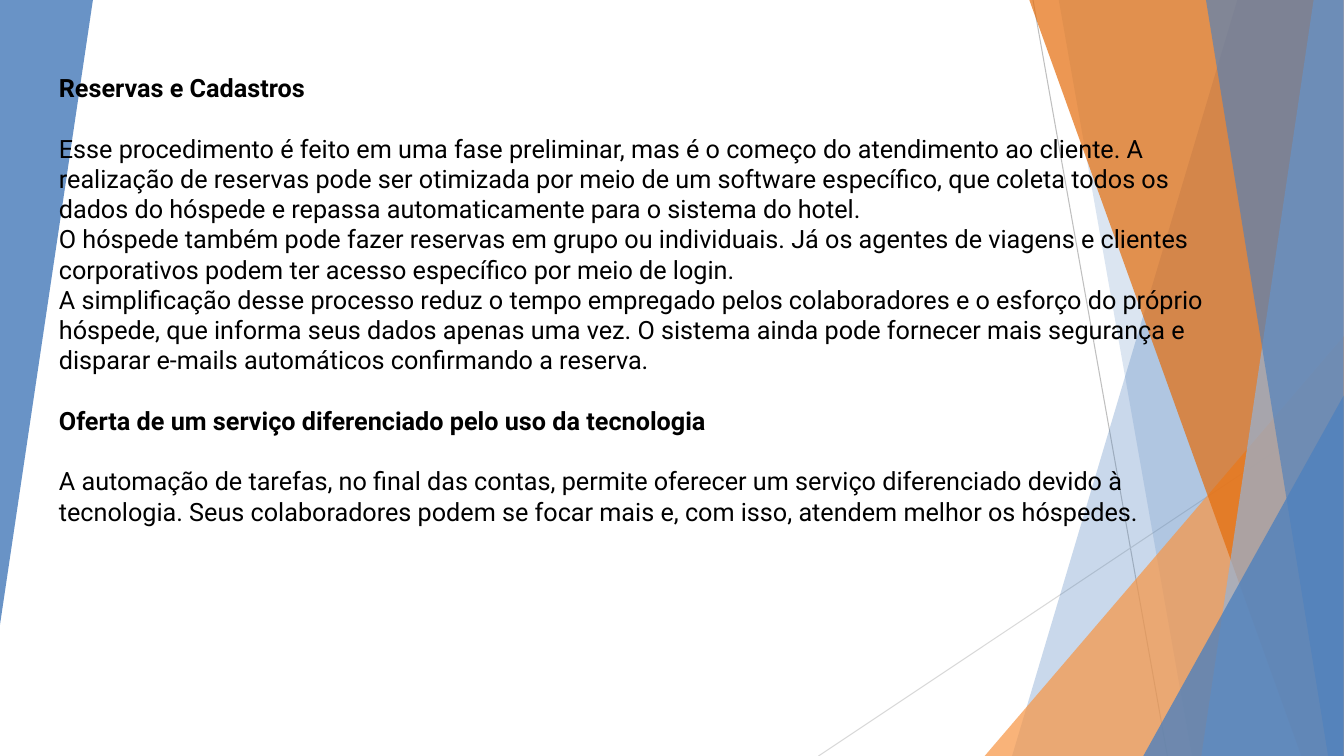
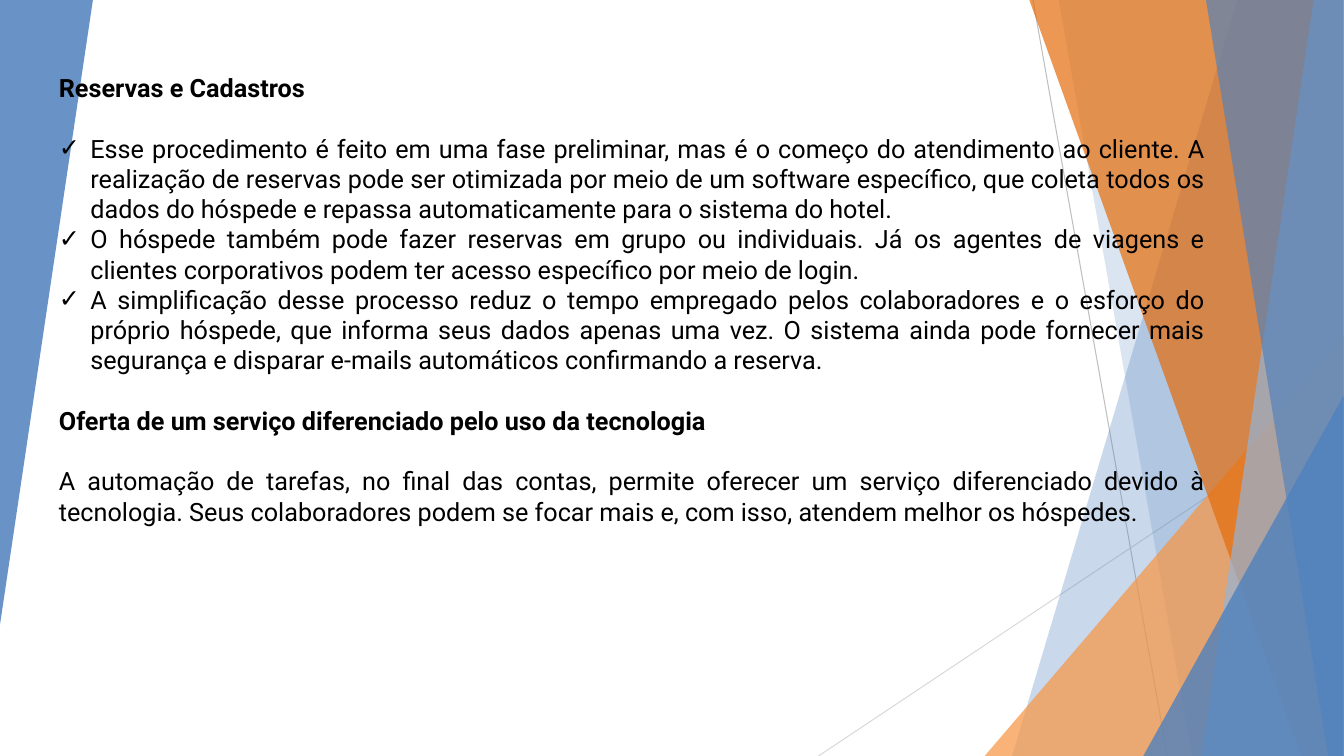
Before and after one commit to almird863/projeto-sistemas-final-reservas, a slide deck: slide 5 of documentos/PROJETO INTEGRADOR.pptx. Drawn at 1344x756 pixels with LibreOffice and Linux fonts; fonts in the diff are those of the drawing. Boxes give left, top, right and bottom in pixels: in the first picture for what was removed or moved away, otherwise in the second. Text is boxed around its words. In the diff, an @@ line names an element or a change of style, - is before the commit and + after.

```diff
--- a/documentos/PROJETO INTEGRADOR.pptx
+++ b/documentos/PROJETO INTEGRADOR.pptx
@@ text at [59, 135, 1205, 527]: alignment left to justified; bullet none to ✓ @@
```
Also in this commit, not shown: 6 other slides changed, 1 slide added, 1 slide removed, 1 other file.
